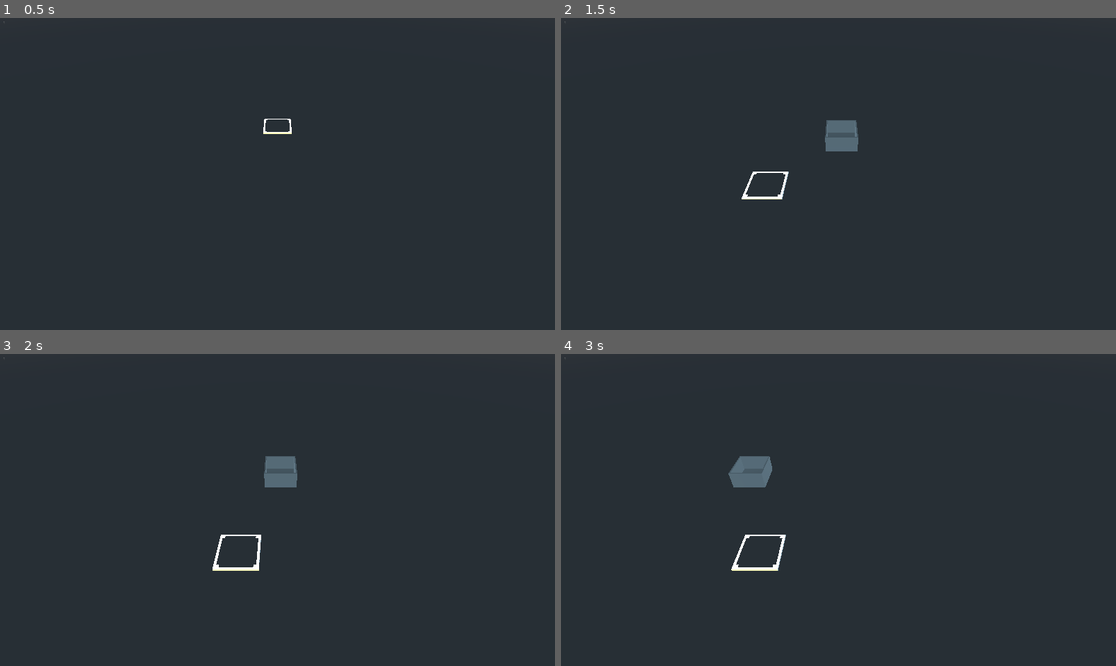
Above: before the commit, frames 1-4 (two rows, left to right).
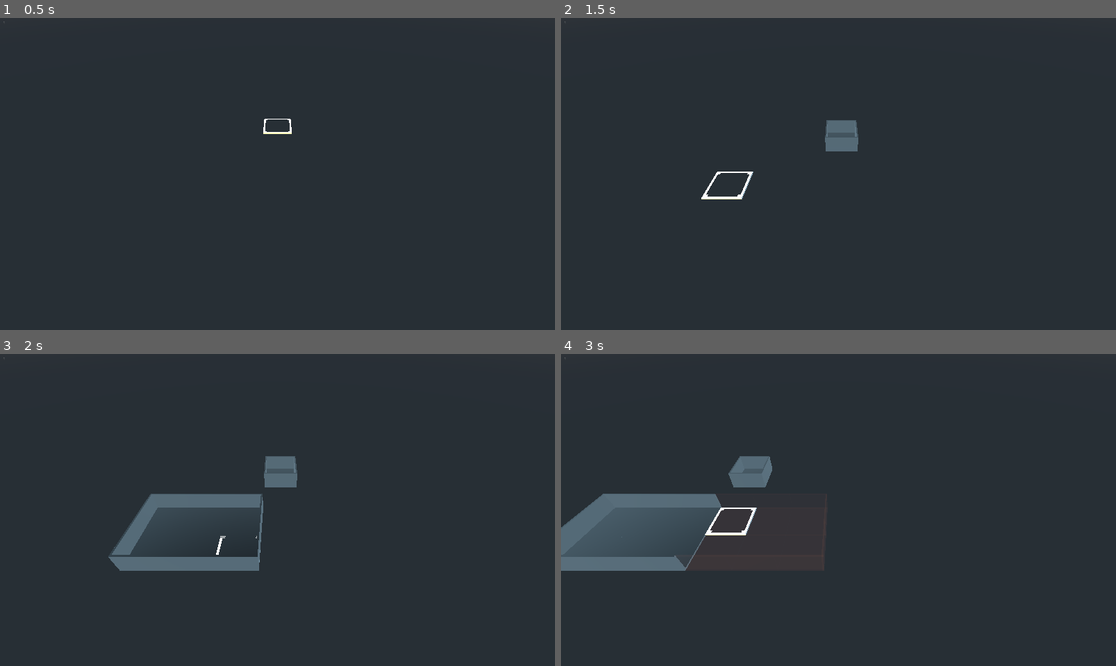
Above: after the commit, the same moments.

Repository: newnoiseworks/TowerStory
Game: Godot game, scene res://Scenes/building/building.tscn
The game is run twice, just before and just after one commit, with the same random seed, the same clock (stepped at 60 frames per second) and the same inputs.
Inputs (mouse positions are in pixels of both pictures, inside the frame that each line leads up to):
- Up to frame 1 (0.5 s): no input
- Up to frame 2 (1.5 s): tap Enter at 0.5 s; move the mouse to (960, 158) at 0.52 s; press the mouse at (960, 158) at 0.53 s; hold D (move_right) 0.53-1.25 s; right-click (960, 158) at 0.8 s; release the mouse at (960, 158) at 1.25 s; drag from (727, 189) to (810, 236) at 1.27 s
- Up to frame 3 (2 s): no input
- Up to frame 4 (3 s): move the mouse to (894, 441) at 2.02 s; press the mouse at (894, 441) at 2.03 s; hold D (move_right) 2.03-2.75 s; right-click (894, 441) at 2.3 s; release the mouse at (894, 441) at 2.75 s; drag from (810, 572) to (672, 463) at 2.77 s

Frame 1 is identical in both runs. In frame 2, 0.3% of the frame differs, in the area x 25-42%, y 49-59%; in frame 3, 3.1%; in frame 4, 6.4%, in the area x 0-48%, y 44-70%.
Error after the commit: Invalid get index '0' (on base: 'Array'). (res://scenes/floor/floor.gd:217)

Commit message:
adds transparent pieces on click and drag

Diff:
--- a/Scenes/building/building.gd
+++ b/Scenes/building/building.gd
@@ -10,6 +10,7 @@
 
 var _inputter = Input
 var _main_button_press_target: Vector3
+var _pieces_added_at: Vector3
 var _is_main_button_pressed: bool = false
 
 var previous_floor: Area
@@ -76,6 +77,9 @@
 
 
 func _on_floor_input_event(_camera, event, position, _normal, _shape_idx):
+	position.x = TowerGlobals.closest_multiple_of(int(position.x))
+	position.z = TowerGlobals.closest_multiple_of(int(position.z))
+
 	if event is InputEventMouseMotion:
 		_on_select_move(position)
 
@@ -88,9 +92,11 @@
 	target.y = 0
 
 	if _inputter.is_action_pressed("main_button") and _is_main_button_pressed == false:
+		_main_button_press_target = target
 		_is_main_button_pressed = true
-		_main_button_press_target = target
-	elif _inputter.is_action_just_released("main_button"):
+		current_floor.add_pieces_as_needed(target, _main_button_press_target, true)
+	elif _inputter.is_action_just_released("main_button") and _is_main_button_pressed:
+		current_floor.remove_pieces_as_needed(target, _main_button_press_target, true)
 		current_floor.add_pieces_as_needed(target, _main_button_press_target)
 		_is_main_button_pressed = false
 	elif _inputter.is_action_just_released("secondary_button"):
@@ -107,6 +113,12 @@
 
 	if adjustment != Vector3.ZERO:
 		mouse_select.translate_object_local(adjustment)
+
+		if _is_main_button_pressed:
+			current_floor.remove_pieces_as_needed(_pieces_added_at, _main_button_press_target, true)
+			current_floor.add_pieces_as_needed(mouse_position, _main_button_press_target, true)
+
+			_pieces_added_at = mouse_position
 
 
 func _create_new_current_floor():
--- a/Scenes/building/test_building.gd
+++ b/Scenes/building/test_building.gd
@@ -6,12 +6,15 @@
 
 	var test_building
 	var input
+	var timer
+
 
 	func before_each():
 		var prototype_script = load("res://scenes/building/building.tscn")
 		test_building = prototype_script.instance()
 		input = MockInput.new()
 		test_building._set_input(input)
+
 		add_child_autofree(test_building)
 
 
@@ -62,6 +65,8 @@
 				4.076785, 0.100007, 4.179358
 			)
 		)
+
+		yield(get_tree().create_timer(0.015), "timeout")
 
 		assert_gt(current_floor.get_child_count(), orig_children_count, "More children have been added")
 		assert_eq(current_floor.get_child_count() - orig_children_count, 6, "Correct number of pieces have been assigned")
@@ -74,6 +79,67 @@
 		assert_not_null(current_floor.floor_data[4][0], "Piece set at right spot")
 		assert_not_null(current_floor.floor_data[4][2], "Piece set at right spot")
 		assert_not_null(current_floor.floor_data[4][4], "Piece set at right spot")
+
+	func test_mouse_click_and_drag_to_add_rectangle_adds_transparent_pieces():
+		var current_floor = test_building.get_node("floors/floor1")
+		var orig_children_count = current_floor.get_child_count()
+
+		input._click_and_drag(
+			test_building,
+			Vector3(
+				2.076785, 0.100007, 0.179358
+			),
+			Vector3(
+				4.076785, 0.100007, 4.179358
+			)
+		)
+
+		yield(get_tree().create_timer(0.015), "timeout")
+
+		assert_gt(current_floor.get_child_count(), orig_children_count, "More children have been added")
+		assert_eq(current_floor.get_child_count() - orig_children_count, 6, "Correct number of pieces have been assigned")
+
+		current_floor = test_building.get_node("floors/floor1/floor")
+
+		assert_not_null(current_floor.floor_data[2][0], "Piece set at right spot")
+		assert_true(current_floor.floor_data[2][0]["object"].is_transparent, "Piece set to transparent")
+		assert_not_null(current_floor.floor_data[2][2], "Piece set at right spot")
+		assert_true(current_floor.floor_data[2][2]["object"].is_transparent, "Piece set to transparent")
+		assert_not_null(current_floor.floor_data[2][4], "Piece set at right spot")
+		assert_true(current_floor.floor_data[2][4]["object"].is_transparent, "Piece set to transparent")
+		assert_not_null(current_floor.floor_data[4][0], "Piece set at right spot")
+		assert_true(current_floor.floor_data[4][0]["object"].is_transparent, "Piece set to transparent")
+		assert_not_null(current_floor.floor_data[4][2], "Piece set at right spot")
+		assert_true(current_floor.floor_data[4][2]["object"].is_transparent, "Piece set to transparent")
+		assert_not_null(current_floor.floor_data[4][4], "Piece set at right spot")
+		assert_true(current_floor.floor_data[4][4]["object"].is_transparent, "Piece set to transparent")
+
+		input._release(
+			test_building,
+			Vector3(
+				4.076785, 0.100007, 4.179358
+			)
+		)
+
+		yield(get_tree().create_timer(0.02), "timeout")
+
+		assert_not_null(current_floor.floor_data[2][0], "Piece set at right spot")
+		assert_false(current_floor.floor_data[2][0]["object"].is_transparent, "Piece not set to transparent")
+		assert_not_null(current_floor.floor_data[2][2], "Piece set at right spot")
+		assert_false(current_floor.floor_data[2][2]["object"].is_transparent, "Piece not set to transparent")
+		assert_not_null(current_floor.floor_data[2][4], "Piece set at right spot")
+		assert_false(current_floor.floor_data[2][4]["object"].is_transparent, "Piece not set to transparent")
+		assert_not_null(current_floor.floor_data[4][0], "Piece set at right spot")
+		assert_false(current_floor.floor_data[4][0]["object"].is_transparent, "Piece not set to transparent")
+		assert_not_null(current_floor.floor_data[4][2], "Piece set at right spot")
+		assert_false(current_floor.floor_data[4][2]["object"].is_transparent, "Piece not set to transparent")
+		assert_not_null(current_floor.floor_data[4][4], "Piece set at right spot")
+		assert_false(current_floor.floor_data[4][4]["object"].is_transparent, "Piece not set to transparent")
+
+		current_floor = test_building.get_node("floors/floor1")
+
+		assert_gt(current_floor.get_child_count(), orig_children_count, "More children have been added")
+		assert_eq(current_floor.get_child_count() - orig_children_count, 6, "Correct number of pieces have been assigned")
 
 
 class Test__unhandled_input:
--- a/Scenes/floor/bottom_floor_piece.gd
+++ b/Scenes/floor/bottom_floor_piece.gd
@@ -1,9 +1,11 @@
 extends Spatial
 
 var transparent_material: ShaderMaterial = load("res://transparent_shader_material.tres")
+var is_transparent = false
 
 
 func set_transparent():
+	is_transparent = true
 	var cube: MeshInstance = find_node("Cube003")
 	cube.material_override = transparent_material
 
@@ -12,6 +14,7 @@
 
 
 func set_opaque():
+	is_transparent = false
 	var cube: MeshInstance = find_node("Cube003")
 	cube.material_override = null
 
--- a/Scenes/floor/floor.gd
+++ b/Scenes/floor/floor.gd
@@ -44,7 +44,7 @@
 	return _has_floor_piece_at(x, z)
 
 
-func add_floor_piece_at(global_target: Vector3, force: bool = false):
+func add_floor_piece_at(global_target: Vector3, force: bool = false, is_transparent=false):
 	var target = get_parent().global_transform.origin + global_target
 
 	var x = int(target.x)
@@ -56,9 +56,12 @@
 
 	var floor_piece = floor_piece_packed.instance()
 
+	if is_transparent:
+		floor_piece.set_transparent()
+
 	floor_data[x][z] = {
 		"type": "floor",
-		"object": floor_piece
+		"object": floor_piece,
 	}
 
 	get_parent().add_child(floor_piece)
@@ -70,36 +73,39 @@
 		_add_edges_to_surrounding_pieces(x, z)
 
 
-func remove_floor_piece_at(global_target: Vector3):
+func remove_floor_piece_at(global_target: Vector3, only_if_transparent=false):
 	var target = get_parent().global_transform.origin + global_target
 
 	var x = int(target.x)
 	var z = int(target.z)
 
-	if _can_remove_floor_piece_at(x, z):
+	if _can_remove_floor_piece_at(x, z, only_if_transparent):
 		floor_data[x][z]["object"].queue_free()
 		floor_data[x].erase(z)
 
 		_add_edges_to_surrounding_pieces(x, z)
 
 
-func can_add_floor_piece_at(global_target: Vector3):
-	var target = get_parent().global_transform.origin + global_target
-
-	var x = int(target.x)
-	var z = int(target.z)
-
-	return _can_remove_floor_piece_at(x, z)
-
-
-func add_pieces_as_needed(target, final_target):
+func remove_pieces_as_needed(target, final_target, is_transparent = false):
+	return add_or_remove_pieces_as_needed(target, final_target, is_transparent, true)
+
+
+func add_pieces_as_needed(target, final_target, is_transparent = false):
 	if (building != null and floor_idx > 1 and _get_piece_count() == 0):
 		var floor_under = building.get_node("floors/floor%s/floor" % [floor_idx - 1])
 		if (floor_under != null and !floor_under.has_floor_piece_at(final_target)):
 			return
 
+	return add_or_remove_pieces_as_needed(target, final_target, is_transparent)
+
+
+func add_or_remove_pieces_as_needed(target, final_target, is_transparent = false, remove = false):
 	if target == final_target:
-		add_floor_piece_at(target)
+		if remove:
+			remove_floor_piece_at(target, is_transparent)
+		else:
+			add_floor_piece_at(target, false, is_transparent)
+
 		return
 
 	var greaterx = final_target if final_target.x > target.x else target
@@ -107,10 +113,10 @@
 	var greaterz = final_target if final_target.z > target.z else target
 	var lesserz = target if greaterz == final_target else final_target
 
-	_add_multiple_pieces_if_adjacent(lesserx, greaterx, lesserz, greaterz)
-
-
-func _add_multiple_pieces_if_adjacent(lesserx, greaterx, lesserz, greaterz):
+	_add_or_remove_multiple_pieces_if_adjacent(lesserx, greaterx, lesserz, greaterz, is_transparent, remove)
+
+
+func _add_multiple_pieces_if_adjacent(lesserx, greaterx, lesserz, greaterz, is_transparent=false):
 	var has_adjacent_piece = false
 
 	for x in range(lesserx.x, greaterx.x + TowerGlobals.TILE_MULTIPLE, TowerGlobals.TILE_MULTIPLE):
@@ -123,13 +129,27 @@
 
 	if !has_adjacent_piece: return
 
+	return _add_or_remove_multiple_pieces_if_adjacent(lesserx, greaterx, lesserz, greaterz, is_transparent)
+
+
+func _remove_multiple_pieces(lesserx, greaterx, lesserz, greaterz, is_transparent):
+	return _add_or_remove_multiple_pieces_if_adjacent(lesserx, greaterx, lesserz, greaterz, is_transparent, true)
+
+
+func _add_or_remove_multiple_pieces_if_adjacent(lesserx, greaterx, lesserz, greaterz, is_transparent = false, remove = false):
+	for x in range(lesserx.x, greaterx.x + TowerGlobals.TILE_MULTIPLE, TowerGlobals.TILE_MULTIPLE):
+		for z in range(lesserz.z, greaterz.z + TowerGlobals.TILE_MULTIPLE, TowerGlobals.TILE_MULTIPLE):
+			if _has_floor_piece_at(x, z):
+				if remove:
+					remove_floor_piece_at(Vector3(x, 0, z), is_transparent)
+			elif !remove:
+				add_floor_piece_at(Vector3(x, 0, z), true, is_transparent)
+
 	for x in range(lesserx.x, greaterx.x + TowerGlobals.TILE_MULTIPLE, TowerGlobals.TILE_MULTIPLE):
 		for z in range(lesserz.z, greaterz.z + TowerGlobals.TILE_MULTIPLE, TowerGlobals.TILE_MULTIPLE):
 			if !_has_floor_piece_at(x, z):
-				add_floor_piece_at(Vector3(x, 0, z), true)
-
-	for x in range(lesserx.x, greaterx.x + TowerGlobals.TILE_MULTIPLE, TowerGlobals.TILE_MULTIPLE):
-		for z in range(lesserz.z, greaterz.z + TowerGlobals.TILE_MULTIPLE, TowerGlobals.TILE_MULTIPLE):
+				break
+
 			_add_wall_to_piece_at_edges(x, z)
 			_add_edges_to_surrounding_pieces(x, z)
 
@@ -145,6 +165,7 @@
 
 func _add_wall_to_piece_at_edges(x: int, z:int):
 	var edges = _is_piece_an_edge(x, z)
+
 	var floor_piece = floor_data[x][z]["object"]
 
 	floor_piece.call("hide_walls")
@@ -172,7 +193,7 @@
 	return true
 
 
-func _can_remove_floor_piece_at(x: int, z:int)-> bool:
+func _can_remove_floor_piece_at(x: int, z:int, is_transparent = false)-> bool:
 	if !_has_floor_piece_at(x, z):
 		print_debug("Can't delete a floor piece that doesn't exist")
 		return false
@@ -181,8 +202,11 @@
 		var floor_copy = floor_data.duplicate(true)
 		floor_copy[x].erase(z)
 
-		if !_is_floor_contiguous(floor_copy):
+		if !is_transparent and !_is_floor_contiguous(floor_copy):
 			print_debug("Can't make a base floor non contiguous")
+			return false
+
+		if is_transparent and !floor_data[x][z]["object"].is_transparent:
 			return false
 
 	return true
